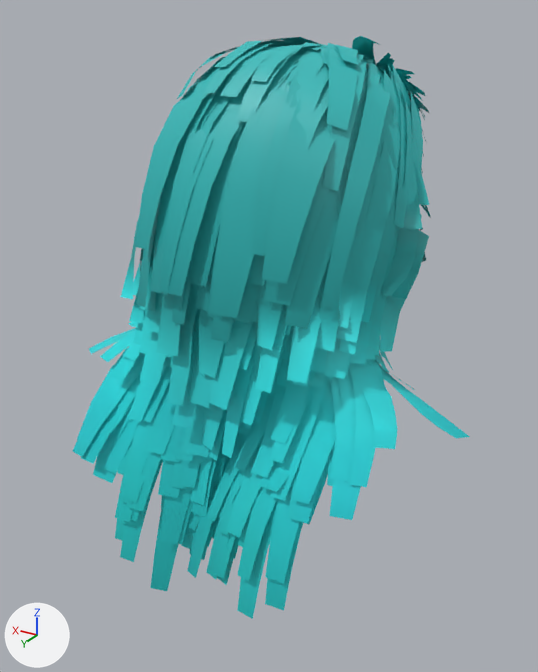
The glTF model assets/giant/parts/Hair_long_back.glb, before and after one commit.
Rendered twice from a 50 mm lens placed at (-0.484, 0.809, 3.697), pointed at (-0.008, 0.016, 3.301). Every picture has the same lights, and +X, +Y and +Z are marked at lower left. The older version comes first.

Objects in the first picture: 'Hair_long_back'.
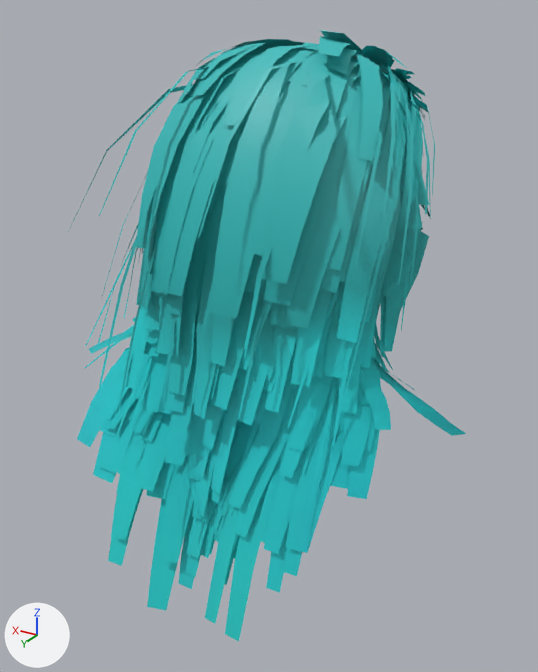
Pixel boxes (x1, y1, x2, y2) of what changed, in the pictures (538 x 672 px; the box of a moved part takes in the faces that stretch with it):
'Hair_long_back', reshaped
    before: (73, 36, 470, 619)
    after: (68, 30, 466, 641)
part 1 of me_hair_long_back, rebuilt (not visible before)
    after: (374, 115, 406, 285)
part 2 of me_hair_long_back, rebuilt (not visible before)
    after: (168, 454, 189, 526)
part 3 of me_hair_long_back, moved or reshaped
    before: (73, 36, 422, 579)
    after: (68, 41, 435, 569)
part 4 of me_hair_long_back, recoloured
    before: (81, 254, 408, 619)
    after: (99, 239, 418, 641)

What changed in the scene script:
```text
Change me_hair_long_back:
    used by ob_hair_long_back; location = (0.0, 0.0, 0.0)
    remove me_hair_long_back.from_pydata(...)  # 6960 vertices, 5880 faces; spans x -0.299..0.255, y -0.273..0.244, z 3.008..3.674
    add me_hair_long_back.from_pydata(...)  # 7076 vertices, 5942 faces; spans x -0.294..0.255, y -0.273..0.259, z 2.982..3.681
    me_hair_long_back part 1: the loose piece of 18 vertices spanning x -0.148..-0.117, y -0.088..0.082, z 3.367..3.585 is rebuilt with 8 vertices and now spans x -0.185..-0.116, y -0.121..0.086, z 3.425..3.599
    me_hair_long_back part 2: the loose piece of 18 vertices spanning x -0.009..0.046, y 0.064..0.18, z 3.095..3.273 is rebuilt with 8 vertices and now spans x -0.022..0.027, y 0.06..0.214, z 3.106..3.377
    me_hair_long_back part 3: 3235 vertices moved from x -0.299..0.206, y -0.262..0.244, z 3.008..3.674 to x -0.294..0.199, y -0.261..0.259, z 2.982..3.681; 109 vertices removed from x -0.087..0.179, y -0.151..0.23, z 3.075..3.648; 281 vertices added at x -0.216..0.218, y -0.199..0.254, z 3.098..3.651
    me_hair_long_back part 4: 985 kept faces spanning x -0.222..0.199, y -0.081..0.259, z 2.982..3.502 get new vertex colours; the middle colour goes from cyan #31dce0 to cyan #31dbe0
    other edits to the shape of me_hair_long_back do not show in these pictures
```
